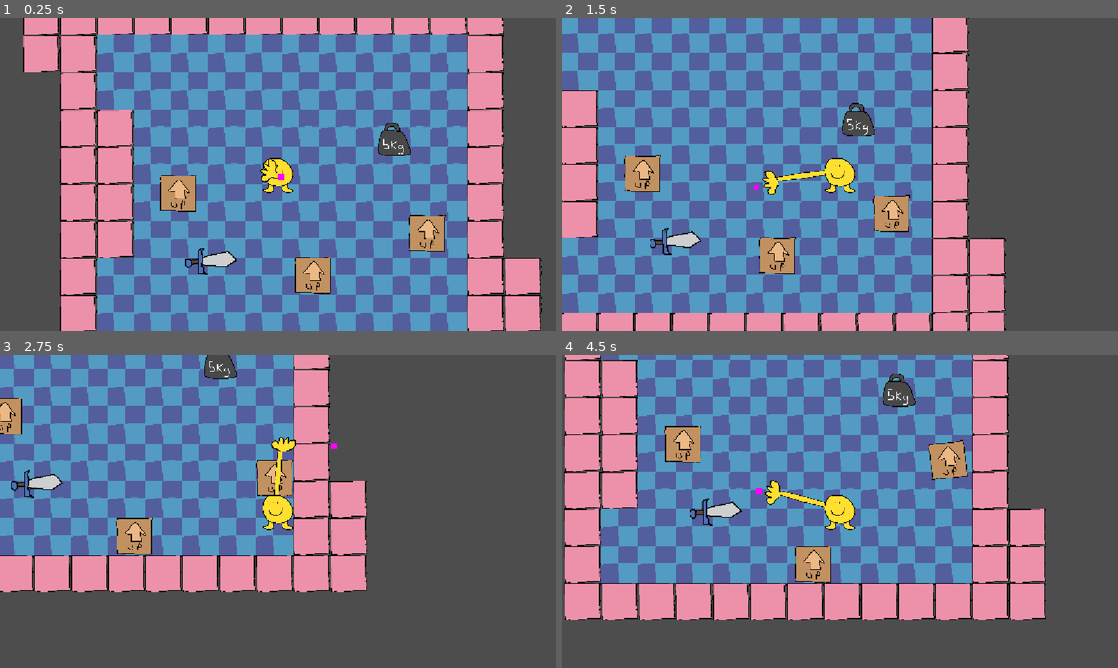
Above: before the commit, frames 1-4 (two rows, left to right).
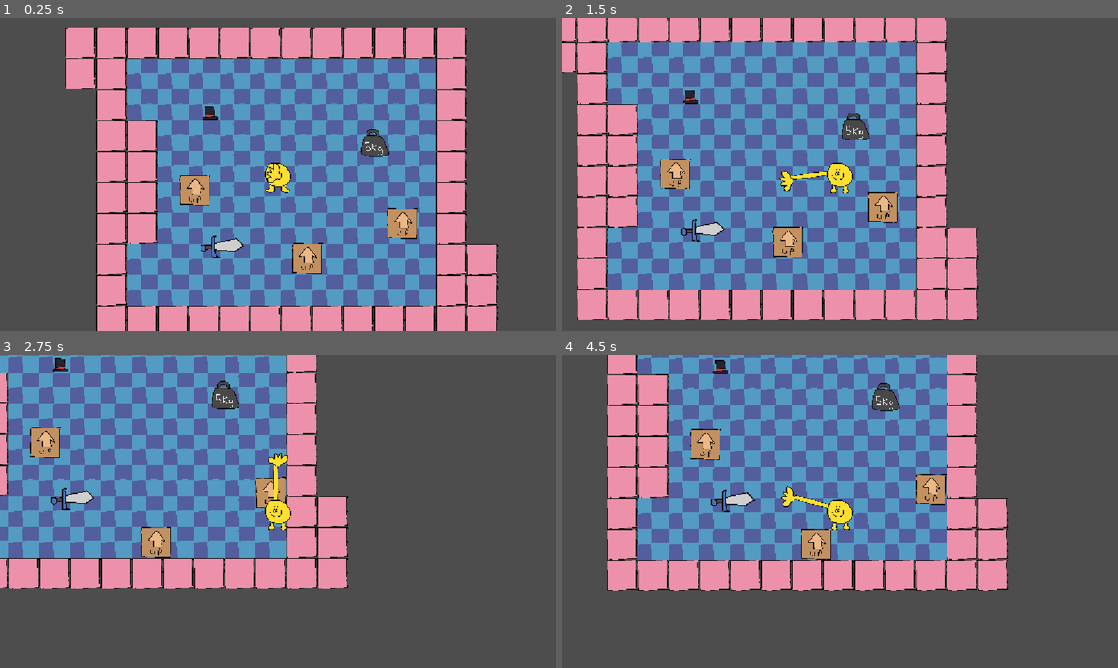
Above: after the commit, the same moments.

Repository: careeoki/yellow-game
Game: Godot game, scene res://levels/test_0.tscn
Same seed, same stepped clock (60 frames per second), same inputs: the game is played once before the commit and once after it.
Inputs (mouse positions are in pixels of both pictures, inside the frame that each line leads up to):
- Up to frame 1 (0.25 s): no input
- Up to frame 2 (1.5 s): move the mouse to (962, 158) at 0.52 s; hold D (move_right) 0.53-1.28 s; click (962, 158) at 0.6 s; move the mouse to (728, 190) at 1.27 s; hold S (move_down) from 1.28 s (still down); click (728, 190) at 1.35 s
- Up to frame 3 (2.75 s): move the mouse to (333, 442) at 2.02 s; release S (move_down) at 2.03 s; hold D (move_right) from 2.03 s (still down); click (333, 442) at 2.1 s
- Up to frame 4 (4.5 s): move the mouse to (812, 574) at 2.77 s; release D (move_right) at 2.78 s; hold W (move_up) 2.78-3.53 s; click (812, 574) at 2.85 s; move the mouse to (1006, 558) at 3.52 s; hold A (move_left) from 3.53 s (still down); click (1006, 558) at 3.6 s; move the mouse to (673, 464) at 4.27 s; click (673, 464) at 4.35 s

The runs differ from the first frame. In frame 1, 57% of the frame differs, in the area x 4-98%, y 0-100%; in frame 2, 51%; in frame 3, 24%; in frame 4, 49%.

Commit message:
it works real, + anims and hats

Diff:
--- a/levels/test_0.tscn
+++ b/levels/test_0.tscn
@@ -5,6 +5,7 @@
 [ext_resource type="PackedScene" uid="uid://ck2f23esyag6j" path="res://tilesets/test.tscn" id="3_xinqt"]
 [ext_resource type="PackedScene" uid="uid://cky4yr2i44np4" path="res://objects/sword.tscn" id="4_5ur6n"]
 [ext_resource type="PackedScene" uid="uid://uoadmju8jclm" path="res://objects/5_kg_weight.tscn" id="5_jlsrl"]
+[ext_resource type="PackedScene" uid="uid://531chmj0kt6b" path="res://objects/top_hat.tscn" id="6_anihy"]
 
 [node name="Level" type="Node2D" unique_id=1335318244]
 
@@ -29,3 +30,6 @@
 
 [node name="5kgWeight" parent="." unique_id=1705455689 instance=ExtResource("5_jlsrl")]
 position = Vector2(782, -387)
+
+[node name="TopHat" parent="." unique_id=847683572 instance=ExtResource("6_anihy")]
+position = Vector2(-583, -474)
--- a/objects/5_kg_weight.tscn
+++ b/objects/5_kg_weight.tscn
@@ -4,7 +4,7 @@
 [ext_resource type="Texture2D" uid="uid://c6846cun76b07" path="res://assets/objects/5kg_weight.png" id="2_dn7i3"]
 
 [sub_resource type="RectangleShape2D" id="RectangleShape2D_f7be0"]
-size = Vector2(240, 240)
+size = Vector2(200, 200)
 
 [node name="5kgWeight" type="RigidBody2D" unique_id=1705455689]
 collision_layer = 4
@@ -13,11 +13,12 @@
 script = ExtResource("1_46t45")
 
 [node name="GrabMarker" type="Marker2D" parent="." unique_id=1252039020]
+position = Vector2(0, -20)
 
 [node name="Sprite2D" type="Sprite2D" parent="." unique_id=343163283]
-position = Vector2(0, 120)
+position = Vector2(0, 100)
 texture = ExtResource("2_dn7i3")
 
 [node name="CollisionShape2D" type="CollisionShape2D" parent="." unique_id=1150723700]
-position = Vector2(0, 120)
+position = Vector2(0, 100)
 shape = SubResource("RectangleShape2D_f7be0")
--- a/objects/sword.tscn
+++ b/objects/sword.tscn
@@ -3,13 +3,14 @@
 [ext_resource type="Texture2D" uid="uid://ovfcyaj75uub" path="res://assets/objects/test_sword.png" id="1_1ajn3"]
 [ext_resource type="Script" uid="uid://16pyqxpkcutl" path="res://scripts/grab_object.gd" id="1_s28hv"]
 
-[sub_resource type="RectangleShape2D" id="RectangleShape2D_s28hv"]
-size = Vector2(256, 48)
+[sub_resource type="CapsuleShape2D" id="CapsuleShape2D_s28hv"]
+radius = 49.77
+height = 288.43
 
 [node name="Sword" type="RigidBody2D" unique_id=1310389542]
 collision_layer = 4
 collision_mask = 15
-mass = 0.5
+mass = 0.2
 angular_damp = 0.5
 script = ExtResource("1_s28hv")
 
@@ -22,4 +23,5 @@
 
 [node name="CollisionShape2D" type="CollisionShape2D" parent="." unique_id=631458538]
 position = Vector2(106.8, 0.20000458)
-shape = SubResource("RectangleShape2D_s28hv")
+rotation = 1.5707964
+shape = SubResource("CapsuleShape2D_s28hv")
--- /dev/null
+++ b/objects/top_hat.tscn
@@ -0,0 +1,22 @@
+[gd_scene format=3 uid="uid://531chmj0kt6b"]
+
+[ext_resource type="Script" uid="uid://16pyqxpkcutl" path="res://scripts/grab_object.gd" id="1_nfilg"]
+[ext_resource type="Texture2D" uid="uid://btn577hopa562" path="res://assets/objects/hats/top_hat.png" id="2_7fjts"]
+
+[sub_resource type="RectangleShape2D" id="RectangleShape2D_lomtr"]
+size = Vector2(64, 96)
+
+[node name="TopHat" type="RigidBody2D" unique_id=847683572]
+collision_layer = 4
+collision_mask = 15
+mass = 0.2
+script = ExtResource("1_nfilg")
+equipable = true
+
+[node name="Sprite2D" type="Sprite2D" parent="." unique_id=1489636552]
+position = Vector2(0, -56)
+texture = ExtResource("2_7fjts")
+
+[node name="CollisionShape2D" type="CollisionShape2D" parent="." unique_id=1311621481]
+position = Vector2(0, -56)
+shape = SubResource("RectangleShape2D_lomtr")
--- a/player/player.tscn
+++ b/player/player.tscn
@@ -1,21 +1,95 @@
 [gd_scene format=3 uid="uid://dfcmebg8pqkre"]
 
-[ext_resource type="Texture2D" uid="uid://fabmwyj1l1a3" path="res://assets/yellow_thing/body.png" id="1_oul6g"]
 [ext_resource type="Script" uid="uid://cge68d10648rq" path="res://player/scripts/main.gd" id="1_rkbax"]
 [ext_resource type="Script" uid="uid://c1a7eo0bii7ax" path="res://player/scripts/hand.gd" id="1_yw30f"]
-[ext_resource type="Texture2D" uid="uid://bi73vvxg6b8ys" path="res://assets/yellow_thing/hand.png" id="3_g1dw6"]
+[ext_resource type="Texture2D" uid="uid://bllb4k7oxsc4r" path="res://assets/yellow_thing/hand/grab.png" id="3_rgyib"]
+[ext_resource type="Texture2D" uid="uid://cxd0lwhqoh7qy" path="res://assets/yellow_thing/hand/idle.png" id="4_hg6s5"]
+[ext_resource type="Texture2D" uid="uid://tbynarirrgge" path="res://assets/yellow_thing/hand/reach.png" id="5_8t03j"]
 [ext_resource type="Texture2D" uid="uid://brft7dqgbua7o" path="res://assets/yellow_thing/arm.png" id="5_qjkh3"]
+[ext_resource type="Script" uid="uid://dti3cssahn827" path="res://player/scripts/hand_sprite.gd" id="6_2ieo8"]
+[ext_resource type="Texture2D" uid="uid://c3qfyyv7ejra7" path="res://assets/yellow_thing/face/idle.png" id="8_8t03j"]
+[ext_resource type="Texture2D" uid="uid://n4wxxioctxvn" path="res://assets/yellow_thing/idle.png" id="9_2ieo8"]
+[ext_resource type="Texture2D" uid="uid://6txgkbxvujfg" path="res://assets/yellow_thing/walk.png" id="10_ebec5"]
+
+[sub_resource type="SpriteFrames" id="SpriteFrames_ebec5"]
+animations = [{
+"frames": [{
+"duration": 1.0,
+"texture": ExtResource("3_rgyib")
+}],
+"loop": true,
+"name": &"grab",
+"speed": 5.0
+}, {
+"frames": [{
+"duration": 1.0,
+"texture": ExtResource("4_hg6s5")
+}],
+"loop": true,
+"name": &"idle",
+"speed": 5.0
+}, {
+"frames": [{
+"duration": 1.0,
+"texture": ExtResource("5_8t03j")
+}],
+"loop": true,
+"name": &"reach",
+"speed": 5.0
+}]
 
 [sub_resource type="RectangleShape2D" id="RectangleShape2D_g6k8r"]
 size = Vector2(20, 128)
 
 [sub_resource type="RectangleShape2D" id="RectangleShape2D_qjkh3"]
-size = Vector2(96, 80)
+size = Vector2(96, 96)
 
-[sub_resource type="RectangleShape2D" id="RectangleShape2D_boad6"]
+[sub_resource type="AtlasTexture" id="AtlasTexture_yllr7"]
+atlas = ExtResource("10_ebec5")
+region = Rect2(0, 0, 256, 128)
+
+[sub_resource type="AtlasTexture" id="AtlasTexture_kb6p2"]
+atlas = ExtResource("10_ebec5")
+region = Rect2(256, 0, 256, 128)
+
+[sub_resource type="AtlasTexture" id="AtlasTexture_wodsf"]
+atlas = ExtResource("10_ebec5")
+region = Rect2(512, 0, 256, 128)
+
+[sub_resource type="AtlasTexture" id="AtlasTexture_32hag"]
+atlas = ExtResource("10_ebec5")
+region = Rect2(768, 0, 256, 128)
+
+[sub_resource type="SpriteFrames" id="SpriteFrames_tqiix"]
+animations = [{
+"frames": [{
+"duration": 1.0,
+"texture": ExtResource("9_2ieo8")
+}],
+"loop": true,
+"name": &"idle",
+"speed": 5.0
+}, {
+"frames": [{
+"duration": 0.5,
+"texture": SubResource("AtlasTexture_yllr7")
+}, {
+"duration": 0.5,
+"texture": SubResource("AtlasTexture_kb6p2")
+}, {
+"duration": 0.5,
+"texture": SubResource("AtlasTexture_wodsf")
+}, {
+"duration": 0.5,
+"texture": SubResource("AtlasTexture_32hag")
+}],
+"loop": true,
+"name": &"walk",
+"speed": 5.0
+}]
 
 [sub_resource type="CircleShape2D" id="CircleShape2D_yw30f"]
-radius = 100.0
+radius = 64.0
 
 [node name="Player" type="Node2D" unique_id=46287232]
 
@@ -31,14 +105,16 @@
 motion_mode = 1
 script = ExtResource("1_rkbax")
 
-[node name="HandSprite" type="Sprite2D" parent="Body" unique_id=1250390940]
+[node name="HandSprite" type="AnimatedSprite2D" parent="Body" unique_id=1078800727]
 z_index = 2
 position = Vector2(-385, 0)
-texture = ExtResource("3_g1dw6")
+sprite_frames = SubResource("SpriteFrames_ebec5")
+animation = &"reach"
 offset = Vector2(-56, 0)
-flip_h = true
+script = ExtResource("6_2ieo8")
 
 [node name="FinalPosition" type="ColorRect" parent="Body" unique_id=1926293704]
+visible = false
 z_index = 3
 offset_right = 40.0
 offset_bottom = 40.0
@@ -46,6 +122,9 @@
 color = Color(1, 0, 1, 1)
 
 [node name="GrabLookAt" type="Marker2D" parent="Body" unique_id=400690945]
+
+[node name="FarLookAt" type="Marker2D" parent="Body/GrabLookAt" unique_id=2013716582]
+position = Vector2(-723, 0)
 
 [node name="Hand" type="CharacterBody2D" parent="Body" unique_id=1092061756]
 position = Vector2(-273, 0)
@@ -59,30 +138,33 @@
 
 [node name="GrabArea" type="Area2D" parent="Body/Hand" unique_id=1368998611]
 z_index = 2
-position = Vector2(-101, 0)
+position = Vector2(-83, 0)
 collision_layer = 0
 collision_mask = 4
 
 [node name="CollisionShape2D" type="CollisionShape2D" parent="Body/Hand/GrabArea" unique_id=1500911488]
-position = Vector2(26, 0)
 shape = SubResource("RectangleShape2D_qjkh3")
 
-[node name="AttachStaticBody" type="StaticBody2D" parent="Body/Hand" unique_id=532203241]
+[node name="AttachPoint" type="Marker2D" parent="Body/Hand" unique_id=401418453]
 position = Vector2(-75, 0)
-collision_layer = 0
-collision_mask = 10
-
-[node name="CollisionShape2D" type="CollisionShape2D" parent="Body/Hand/AttachStaticBody" unique_id=1061703940]
-z_index = 3
-shape = SubResource("RectangleShape2D_boad6")
-debug_color = Color(0.7589829, 0.34620526, 0.74922365, 0.41960785)
 
 [node name="YellowThing" type="Sprite2D" parent="Body" unique_id=759971281]
 z_index = 1
-texture = ExtResource("1_oul6g")
+texture = ExtResource("8_8t03j")
+
+[node name="LegSprite" type="AnimatedSprite2D" parent="Body" unique_id=1368097961]
+position = Vector2(0, 120)
+sprite_frames = SubResource("SpriteFrames_tqiix")
+animation = &"walk"
+frame = 2
+frame_progress = 0.85428613
 
 [node name="Camera2D" type="Camera2D" parent="Body" unique_id=997042604]
-zoom = Vector2(0.3, 0.3)
+zoom = Vector2(0.25, 0.25)
 
 [node name="CollisionShape2D" type="CollisionShape2D" parent="Body" unique_id=848691504]
+position = Vector2(0, 39)
 shape = SubResource("CircleShape2D_yw30f")
+
+[node name="HatAttachPoint" type="Marker2D" parent="Body" unique_id=1639428958]
+position = Vector2(0, -91)
--- a/player/scripts/hand.gd
+++ b/player/scripts/hand.gd
@@ -3,9 +3,12 @@
 
 @onready var arm_sprite: Line2D = $"../../ArmSprite"
 @onready var grab_area: Area2D = $GrabArea
-@onready var attach_static_body: StaticBody2D = $AttachStaticBody
+@onready var attach_point: Marker2D = $AttachPoint
 @onready var final_position: ColorRect = $"../FinalPosition"
-@onready var hand_sprite: Sprite2D = $"../HandSprite"
+@onready var hand_sprite: AnimatedSprite2D = $"../HandSprite"
+@onready var grab_look_at: Marker2D = $"../GrabLookAt"
+@onready var far_look_at: Marker2D = $"../GrabLookAt/FarLookAt"
+@onready var hat_attach_point: Marker2D = $"../HatAttachPoint"
 
 
 var pin_joint: PinJoint2D = null
@@ -18,6 +21,8 @@
 	final_position.global_position = get_global_mouse_position()
 	if final_position.position.length() > 600:
 		final_position.position = final_position.position.normalized() * 600
+	#if final_position.position.length() < 100:
+		#final_position.position = final_position.position.normalized() * 100
 	#if grabbed_object:
 		#hand_velocity = (grabbed_object.global_position - global_position) * 3
 	#else:
@@ -47,6 +52,7 @@
 		hand_sprite.global_position = grabbed_object.global_position
 		arm_sprite.set_point_position(1, grabbed_object.global_position)
 	hand_sprite.look_at(body.position)
+	grab_look_at.look_at(final_position.global_position)
 
 
 
@@ -59,18 +65,18 @@
 		else:
 			exit_grab()
 	if grabbed_object != null:
-		var grab_velocity: Vector2 =  attach_static_body.global_position - grabbed_object.global_position
+		var grab_velocity: Vector2 =  attach_point.global_position - grabbed_object.global_position
 		grabbed_object.apply_force(grab_velocity * 120)
-		grabbed_object.target_position = body.global_position
+		grabbed_object.target_position = far_look_at.global_position
 
-		if grabbed_object.get_child(0).global_position.distance_to(attach_static_body.global_position) > 1000:
+		if grabbed_object.get_child(0).global_position.distance_to(attach_point.global_position) > 1000:
 			exit_grab()
 		pass
 
 func enter_grab(new_object):
 	grabbed_object = new_object
 	grabbed_object.linear_damp = 20
-	#grabbed_object.angular_damp = 30
+	grabbed_object.angular_damp = -1
 	set_collision_layer_value(1, false)
 	set_collision_mask_value(3, false)
 	set_collision_mask_value(2, false)
@@ -84,13 +90,17 @@
 	grabbed_object.angular_damp = 0
 
 	set_collision_mask_value(2, true)
+	if grabbed_object.equipable and get_global_mouse_position().distance_to(body.global_position) < 100:
+		grabbed_object.equip(hat_attach_point)
+		grabbed_object = null
+		return
+	else:
 
-	attach_static_body.set_collision_layer_value(1, false)
-	grabbed_object.set_collision_layer_value(3, true)
-	grabbed_object.set_collision_layer_value(4, false)
-	grabbed_object.set_collision_mask_value(1, true)
-	grabbed_object.exit_grab()
-	grabbed_object = null
+		grabbed_object.set_collision_layer_value(3, true)
+		grabbed_object.set_collision_layer_value(4, false)
+		grabbed_object.set_collision_mask_value(1, true)
+		grabbed_object.exit_grab()
+		grabbed_object = null
 
 	await get_tree().create_timer(0.1).timeout
 	set_collision_layer_value(1, true)
--- /dev/null
+++ b/player/scripts/hand_sprite.gd
@@ -0,0 +1,12 @@
+extends AnimatedSprite2D
+@onready var hand: PlayerHand = $"../Hand"
+
+
+func _physics_process(delta: float) -> void:
+	#ik tgis sucks
+	if hand.grab_area.get_overlapping_bodies().size() > 0 and hand.grabbed_object == null:
+		animation = "reach"
+	elif hand.grabbed_object != null:
+		animation = "grab"
+	else:
+		animation = "idle"
--- a/player/scripts/main.gd
+++ b/player/scripts/main.gd
@@ -1,6 +1,7 @@
 class_name Player extends CharacterBody2D
 
 var direction : Vector2 = Vector2.ZERO
+@onready var leg_sprite: AnimatedSprite2D = $LegSprite
 
 
 const move_speed = 900.0
@@ -18,6 +19,10 @@
 
 func _physics_process(delta: float) -> void:
 	move_and_slide()
+	if direction and leg_sprite.animation == "idle":
+		leg_sprite.play("walk")
+	elif not direction:
+		leg_sprite.play("idle")
 	for i in get_slide_collision_count():
 		var c = get_slide_collision(i)
 		if c.get_collider() is RigidBody2D:
--- a/scripts/grab_object.gd
+++ b/scripts/grab_object.gd
@@ -1,20 +1,29 @@
 class_name Grab_Object extends RigidBody2D
-@onready var grab_marker: Marker2D = $GrabMarker
+
+@export var equipable: bool = false
 
 var reset_state = false
 var move_vector: Vector2
 var target_position = null
 var default_turn_speed = 20
+var equip_position = null
 
 func _integrate_forces(_state: PhysicsDirectBodyState2D) -> void:
 	if target_position:
 		SmoothLookAtRigid(target_position, default_turn_speed)
+	if equip_position:
+		global_position = equip_position.global_position
 	pass
 
 # via https://github.com/LillyByte/godot-smoothlookat2d
 func SmoothLookAtRigid(target_pos, turn_speed):
 	var target = target_pos.angle_to_point(global_position)
-	angular_velocity = (fposmod(target - rotation + PI, TAU ) - PI) * turn_speed
+	angular_velocity = clamp((fposmod(target - rotation + PI, TAU ) - PI) * turn_speed, -40, 40)
+
 
 func exit_grab():
 	target_position = null
+
+func equip(attach_point):
+	rotation = 0
+	equip_position = attach_point
Binary file added: assets/objects/hats/top_hat.png
Not shown, added: assets/objects/hats/top_hat.png.import
Binary file added: assets/yellow_thing/face/idle.png
Not shown, added: assets/yellow_thing/face/idle.png.import
Binary file added: assets/yellow_thing/hand/grab.png
Not shown, added: assets/yellow_thing/hand/grab.png.import
Binary file added: assets/yellow_thing/hand/idle.png
Not shown, added: assets/yellow_thing/hand/idle.png.import
Binary file added: assets/yellow_thing/hand/reach.png
Not shown, added: assets/yellow_thing/hand/reach.png.import
Binary file added: assets/yellow_thing/idle.png
Not shown, added: assets/yellow_thing/idle.png.import
(and 3 more such lines)
